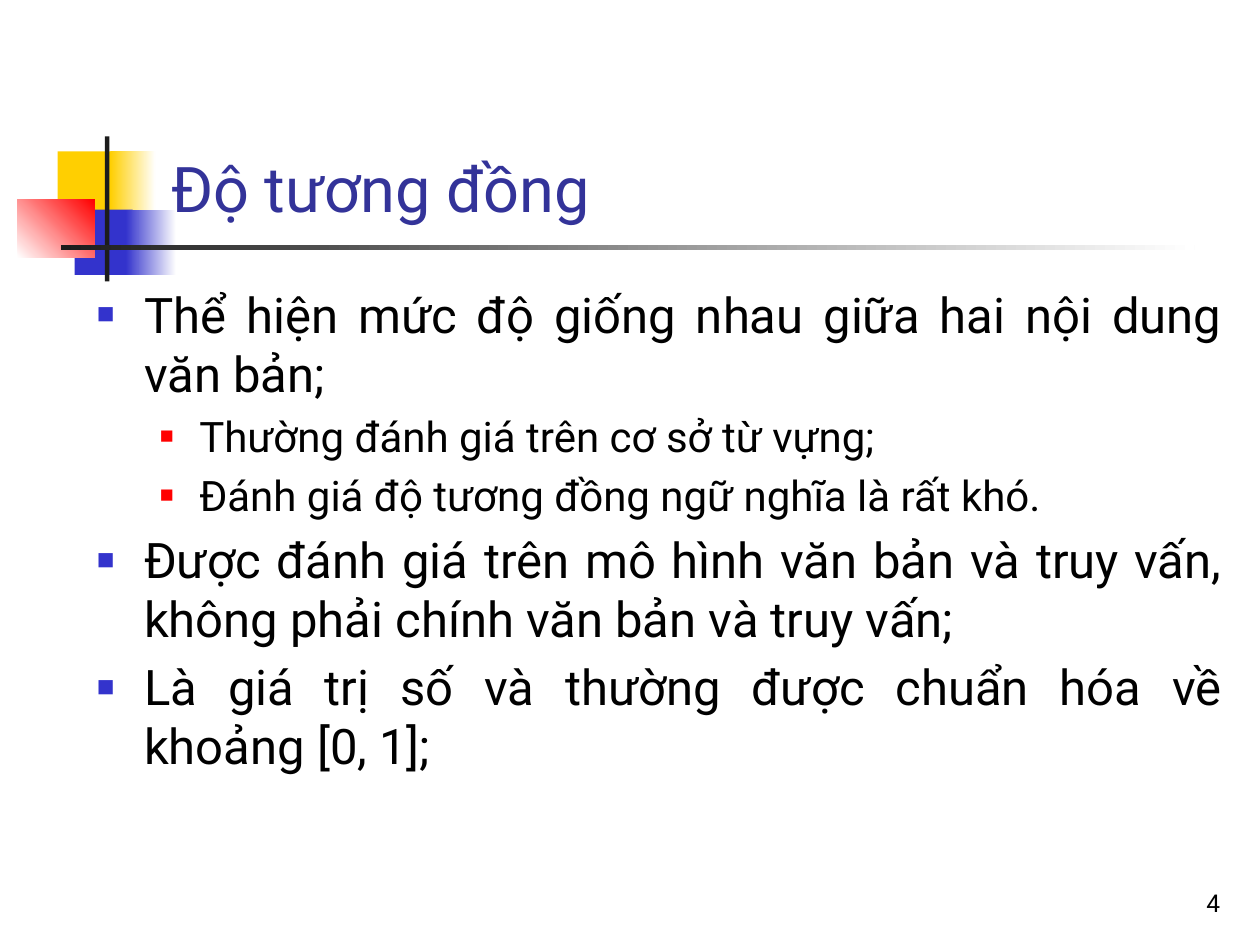
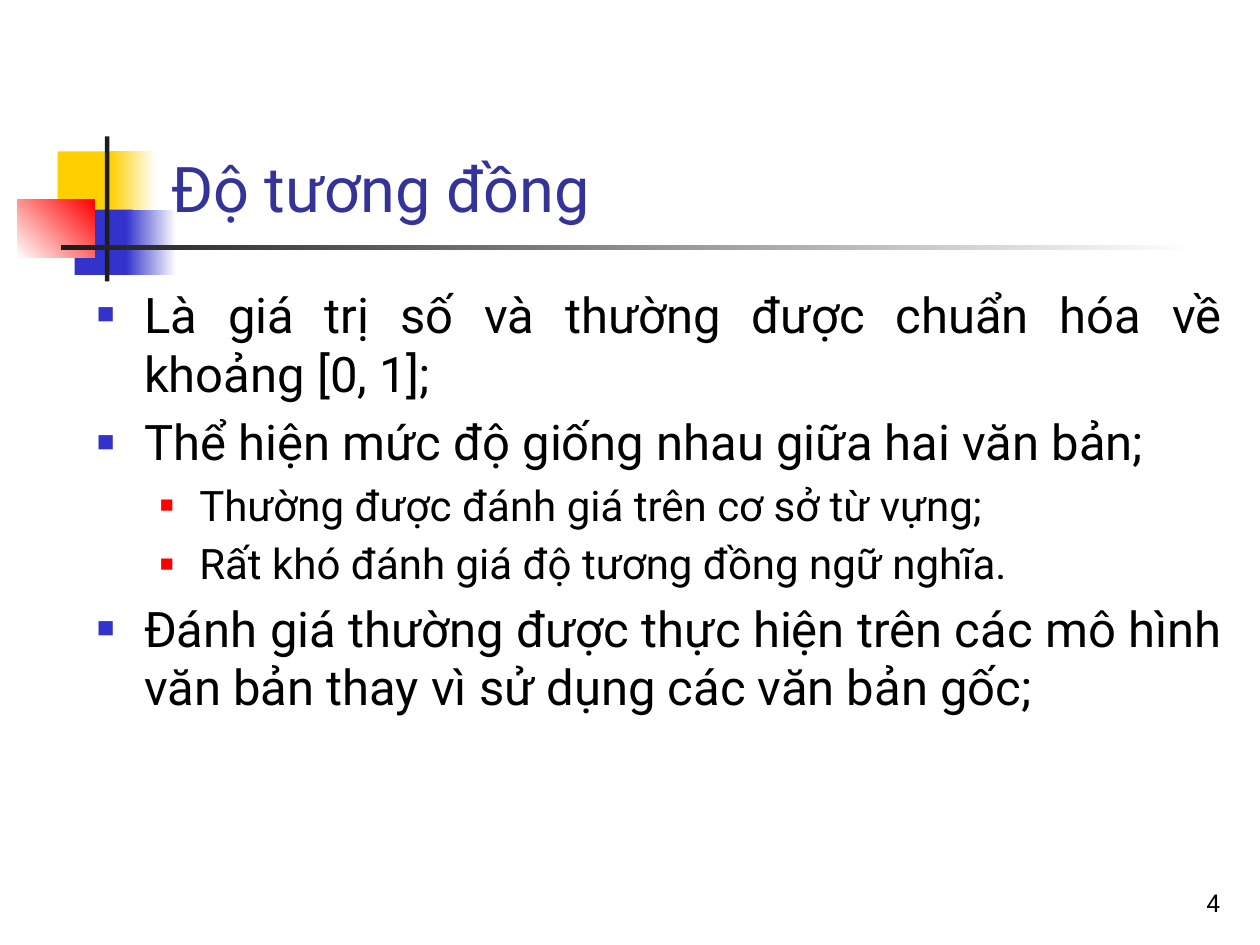
Before and after one commit to nguyenkhanhthien/IT4853, a slide deck: slide 4 of Bai 4 Mô hình không gian vec-tơ.pptx. Drawn at 1260x945 pixels with LibreOffice and Linux fonts; fonts in the diff are those of the drawing. Boxes give left, top, right and bottom in pixels: in the first picture for what was removed or moved away, otherwise in the second. Text is boxed around its words. In the diff, an @@ line names an element or a change of style, - is before the commit and + after.

```diff
--- a/Bai 4 Mô hình không gian vec-tơ.pptx
+++ b/Bai 4 Mô hình không gian vec-tơ.pptx
@@ text at (x1=144, y1=292, x2=1222, y2=648): paragraphs removed @@
-■ Thể hiện mức độ giống nhau giữa hai nội dung văn bản;
-  ■ Thường đánh giá trên cơ sở từ vựng;
-  ■ Đánh giá độ tương đồng ngữ nghĩa là rất khó.
-■ Được đánh giá trên mô hình văn bản và truy vấn, không phải chính văn bản và truy vấn;
@@ text at (x1=144, y1=419, x2=1221, y2=716): paragraphs added @@
+■ Thể hiện mức độ giống nhau giữa hai văn bản;
+  ■ Thường được đánh giá trên cơ sở từ vựng;
+  ■ Rất khó đánh giá độ tương đồng ngữ nghĩa.
+■ Đánh giá thường được thực hiện trên các mô hình văn bản thay vì sử dụng các văn bản gốc;
```
Also in this commit, not shown: 9 other slides changed, 1 other file.
